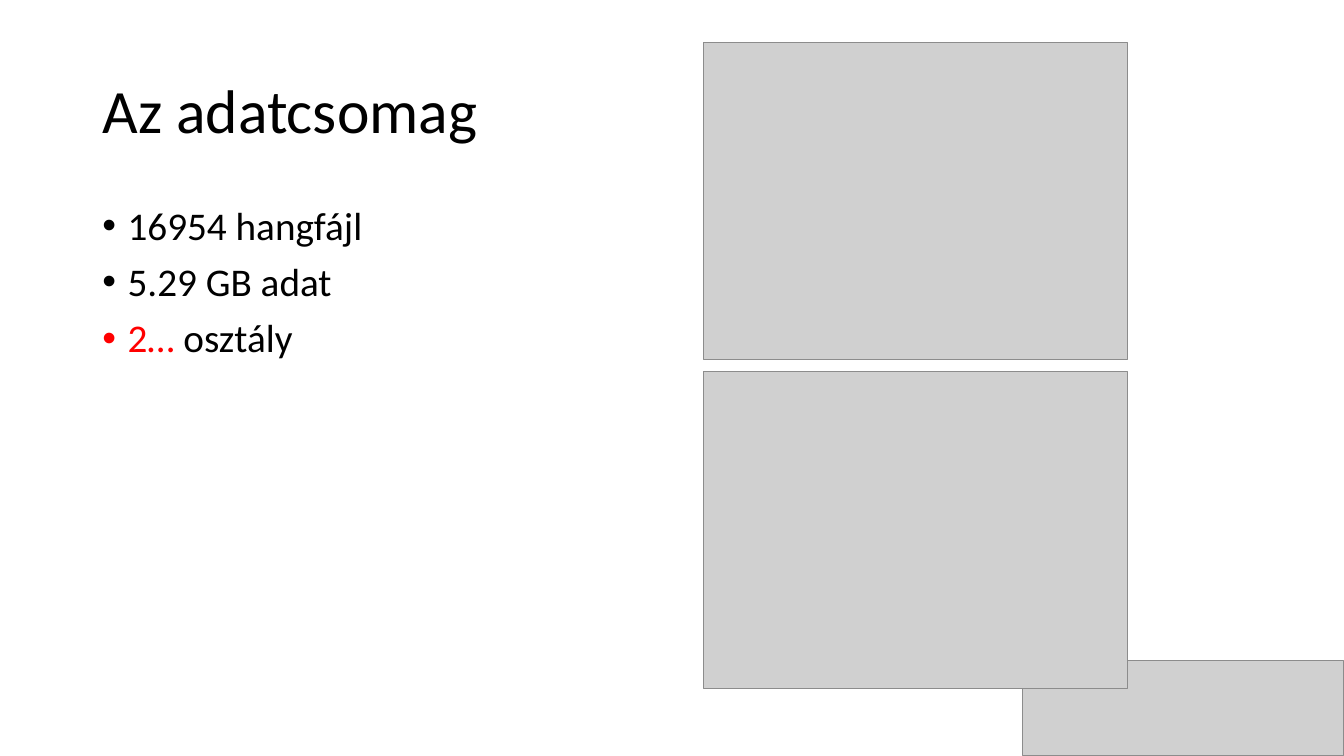
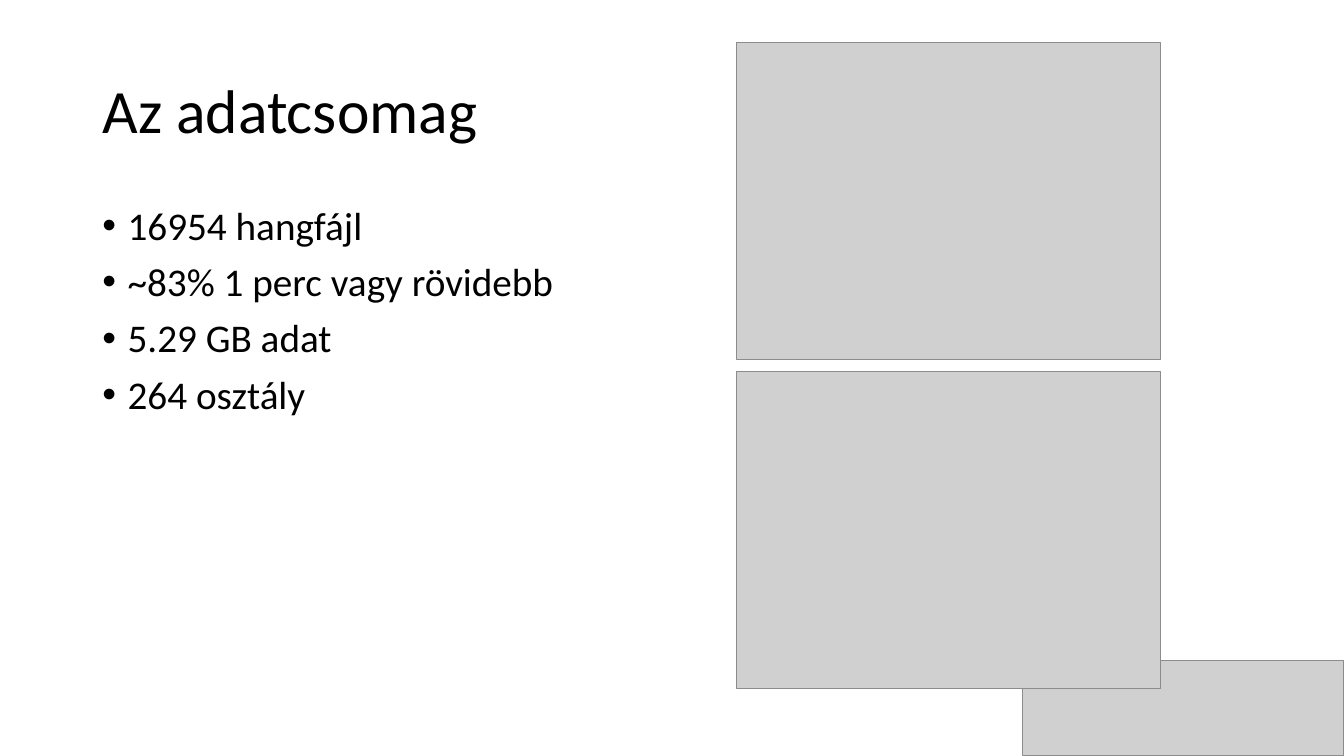
Before and after one commit to BotondProhaszka/melyrepules, a slide deck: slide 5 of mélyrepülés.pptx. Drawn at 1344x756 pixels with LibreOffice and Linux fonts; fonts in the diff are those of the drawing; grey boxes stand for pictures. Boxes give left, top, right and bottom in pixels: in the first picture for what was removed or moved away, otherwise in the second. Text is boxed around its words. In the diff, an @@ line names an element or a change of style, - is before the commit and + after.

```diff
--- a/mélyrepülés.pptx
+++ b/mélyrepülés.pptx
@@ picture: place and size @@
-picture at (704,42,1127,360)
+picture at (737,42,1160,360)
@@ text at (128,268,553,303): paragraph added @@
+• ~83% 1 perc vagy rövidebb
@@ text at (128,381,305,416): text changed @@
-• 2… osztály
+• 264 osztály
@@ picture: place and size @@
-picture at (704,371,1127,689)
+picture at (737,371,1160,689)
```
Also in this commit, not shown: 4 other slides changed.
